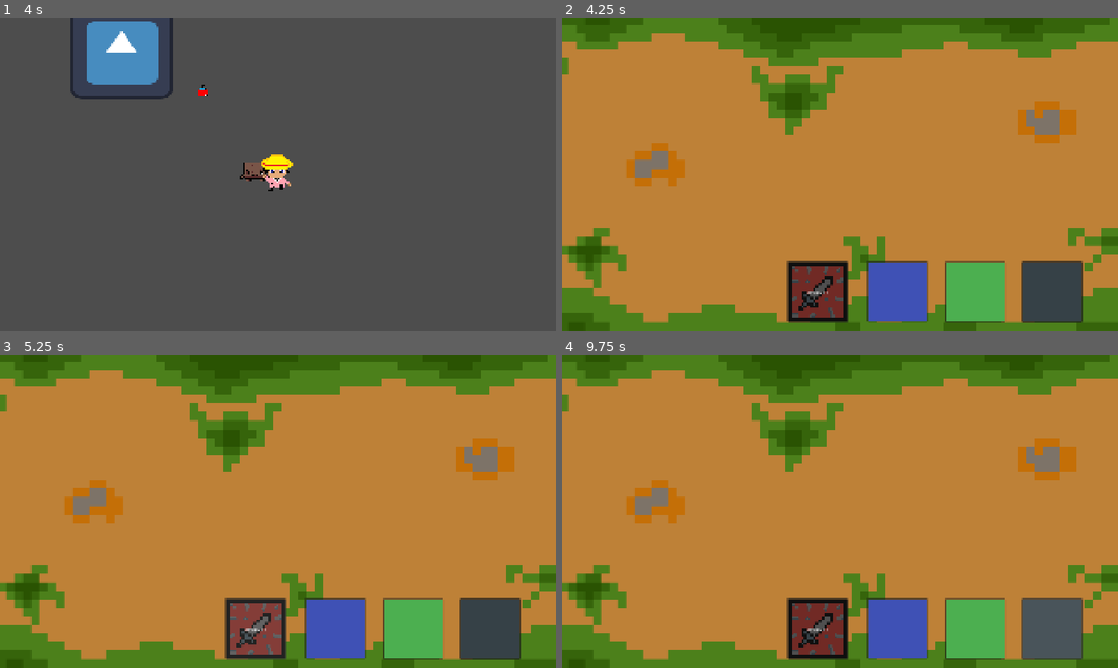
Above: before the commit, frames 1-4 (two rows, left to right).
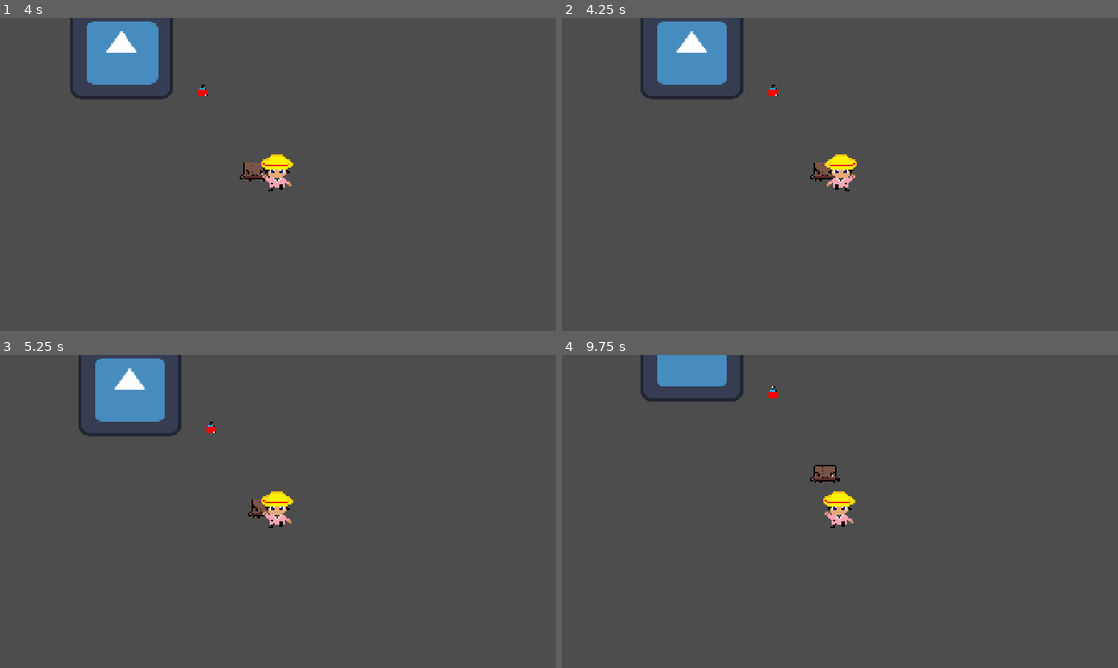
Above: after the commit, the same moments.

Repository: Poridaby/Pori-The-Game
Game: Godot game, scene res://scenes/décor_explo/Inser_ellenon.tscn
The game is run twice, just before and just after one commit, with the same random seed, the same clock (stepped at 60 frames per second) and the same inputs. The engine's default icon, where the game draws it, is replaced by a stand-in: a white triangle on a blue panel in a dark square.
Inputs (mouse positions are in pixels of both pictures, inside the frame that each line leads up to):
- Up to frame 1 (4 s): tap Enter at 0.5 s; hold D (move_right) 0.53-1.28 s; tap Space (interact) every 0.75 s from 0.6 to 3.6 s; hold S (move_down) 1.28-2.03 s; hold D (move_right) 2.03-2.78 s; hold W (move_up) 2.78-3.53 s; hold A (move_left) from 3.53 s (still down)
- Up to frame 2 (4.25 s): keep holding A (move_left); tap T (debug) at 4.15 s
- Up to frame 3 (5.25 s): tap Space (interact) at 4.35 s; release A (move_left) at 5 s; click (255, 627) at 5.02 s
- Up to frame 4 (9.75 s): click (895, 627) at 5.77 s; click (973, 630) at 6.52 s; click (1051, 630) at 7.27 s; click (817, 630) at 8 s, where only the run before the commit has a clickable "attaque 1"; click (1051, 630) at 8.77 s; tap Space (interact) at 9.5, 9.6 s; hold S (move_down) from 9.53 s (still down)

Frame 1 is identical in both runs. In frame 2, 98% of the frame differs, in the area x 0-100%, y 0-100%; in frame 3, 98%; in frame 4, 98%.
Error after the commit: Invalid access to property or key 'ennemi_pricipal' on a base object of type 'Resource (combat_class)'. (res://script/combat/lancer_combat.gd:18)

Commit message:
upgrade lancer combat

Diff:
--- a/pori-the-game/scenes/Perso_explo/Tonar.tscn
+++ b/pori-the-game/scenes/Perso_explo/Tonar.tscn
@@ -39,36 +39,36 @@
 
 [sub_resource type="FontVariation" id="FontVariation_tbt4p"]
 
-[node name="Joueur_P" type="CharacterBody2D" groups=["Player"]]
+[node name="Joueur_P" type="CharacterBody2D" unique_id=1748853898 groups=["Player"]]
 texture_filter = 1
 script = ExtResource("1_n1u3g")
 stats_class_local = ExtResource("2_tbt4p")
 metadata/_edit_horizontal_guides_ = [-137.0, -206.0]
 metadata/_edit_group_ = true
 
-[node name="CollisionShape2D" type="CollisionShape2D" parent="."]
+[node name="CollisionShape2D" type="CollisionShape2D" parent="." unique_id=288415440]
 position = Vector2(2, 10.5)
 shape = SubResource("RectangleShape2D_n4q3y")
 
-[node name="AnimatedSprite2D" type="AnimatedSprite2D" parent="."]
+[node name="AnimatedSprite2D" type="AnimatedSprite2D" parent="." unique_id=561851427]
 sprite_frames = SubResource("SpriteFrames_n4q3y")
 animation = &"haut"
 
-[node name="Camera2D" type="Camera2D" parent="."]
+[node name="Camera2D" type="Camera2D" parent="." unique_id=1024972923]
 zoom = Vector2(1.5, 1.5)
 
-[node name="Panneau" parent="." instance=ExtResource("5_4nhif")]
+[node name="Panneau" parent="." unique_id=1115030455 instance=ExtResource("5_4nhif")]
 position = Vector2(2.4099731, 113)
 
-[node name="Area2D" type="Area2D" parent="."]
+[node name="Area2D" type="Area2D" parent="." unique_id=480643184]
 
-[node name="CollisionShape2D" type="CollisionShape2D" parent="Area2D"]
+[node name="CollisionShape2D" type="CollisionShape2D" parent="Area2D" unique_id=2009471718]
 shape = SubResource("RectangleShape2D_qh3kn")
 
-[node name="InteractUI" type="CanvasLayer" parent="."]
+[node name="InteractUI" type="CanvasLayer" parent="." unique_id=353069744]
 visible = false
 
-[node name="ColorRect" type="ColorRect" parent="InteractUI"]
+[node name="ColorRect" type="ColorRect" parent="InteractUI" unique_id=1419895809]
 anchors_preset = 3
 anchor_left = 1.0
 anchor_top = 1.0
@@ -80,7 +80,7 @@
 grow_vertical = 0
 color = Color(0.19215687, 0.3764706, 0.32156864, 0.8392157)
 
-[node name="Label" type="Label" parent="InteractUI/ColorRect"]
+[node name="Label" type="Label" parent="InteractUI/ColorRect" unique_id=2034168584]
 layout_mode = 1
 anchors_preset = 8
 anchor_left = 0.5
--- a/pori-the-game/script/combat/lancer_combat.gd
+++ b/pori-the-game/script/combat/lancer_combat.gd
@@ -10,7 +10,10 @@
 	var combats_possibles = [
 	preload("res://script/stats/ressource combat/test.tres"),
 ]
-
-	print(combats_possibles)
+	# Renvoie la bonne ressource
 	var combat = combats_possibles[id_combat]
-	return combat.scene
+	var scene = combat.scene
+	var nbr_ennemi = combat.nbr_ennemi
+	var region = combat.region
+	var ennemi_principal = combat.ennemi_pricipal
+	return [scene, nbr_ennemi, region, ennemi_principal]
Not shown: 1 places in pori-the-game/scenes/Perso_explo/Tonar.tscn that only renumber resources
